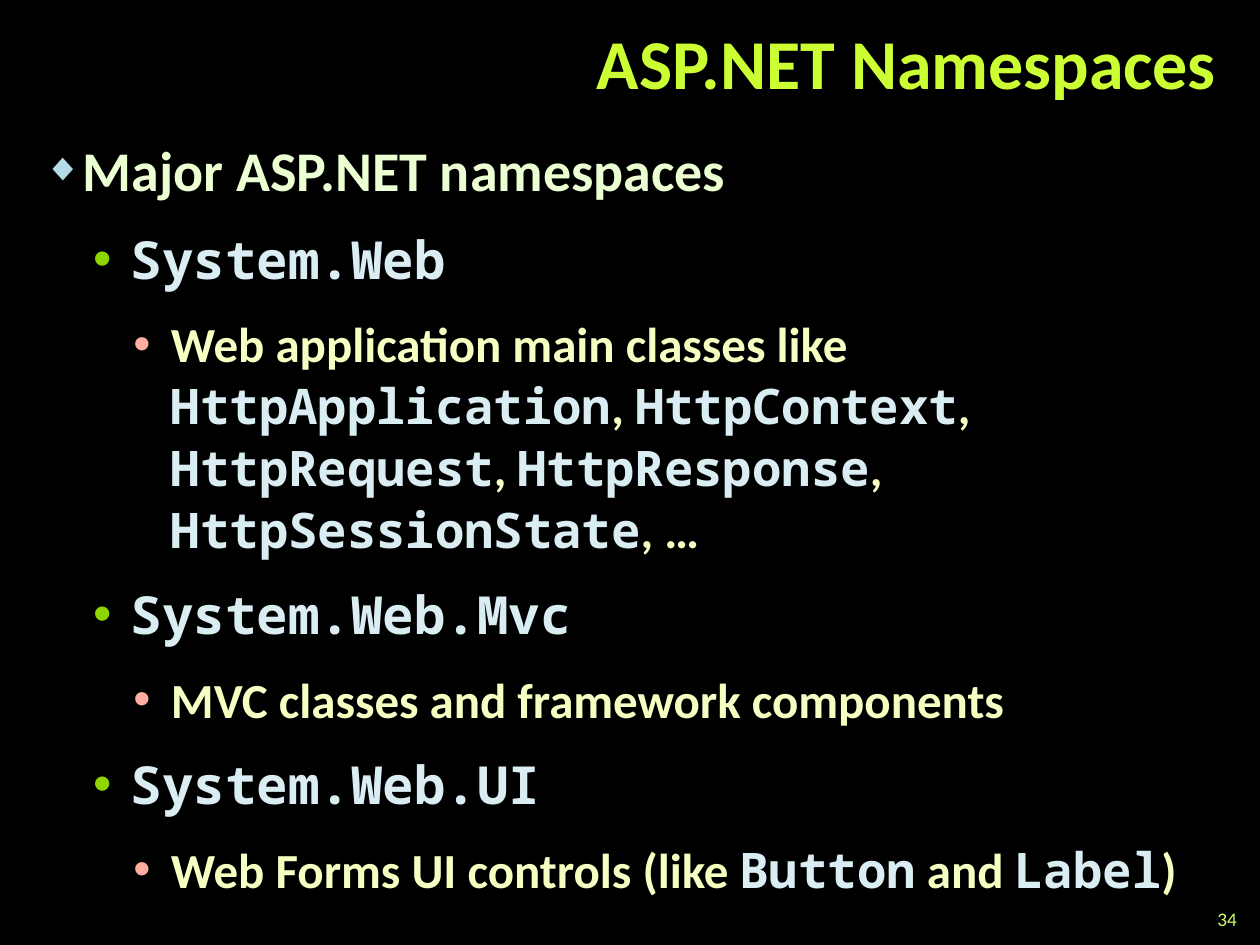
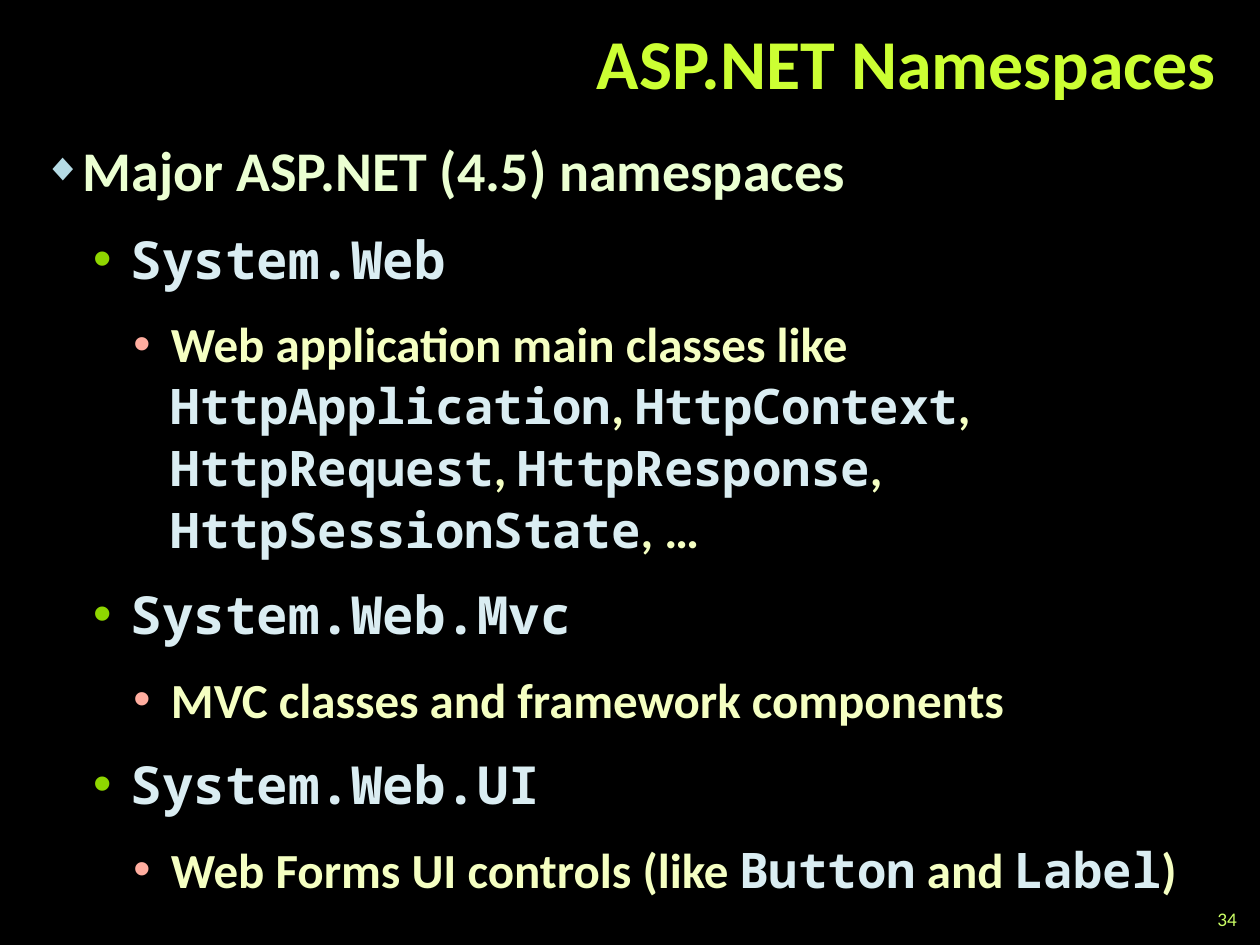
Before and after one commit to martin-nikolov/Telerik-Academy, a slide deck: slide 34 of ASP.NET Web Forms/01. Introduction to ASP.NET/Introduction-to-ASP.NET.pptx. Drawn at 1260x945 pixels with LibreOffice and Linux fonts; fonts in the diff are those of the drawing; background and template pictures are left out. Boxes give left, top, right and bottom in pixels: in the first picture for what was removed or moved away, otherwise in the second. Text is boxed around its words. In the diff, an @@ line names an element or a change of style, - is before the commit and + after.

```diff
--- a/ASP.NET Web Forms/01. Introduction to ASP.NET/Introduction-to-ASP.NET.pptx
+++ b/ASP.NET Web Forms/01. Introduction to ASP.NET/Introduction-to-ASP.NET.pptx
@@ text at box(83, 149, 844, 201): text changed @@
-◆ Major ASP.NET namespaces
+◆ Major ASP.NET (4.5) namespaces
```
Also in this commit, not shown: 3 other slides changed.
